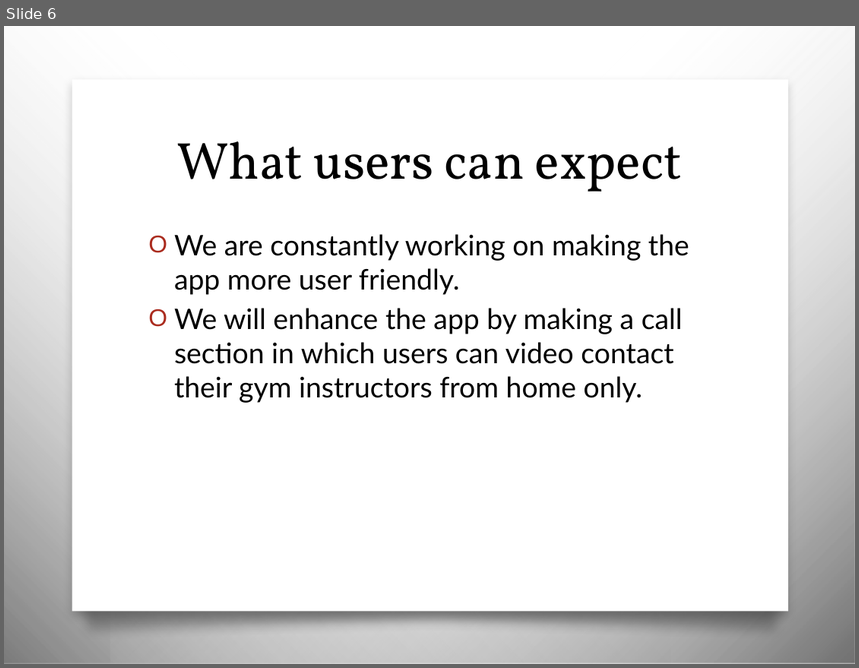
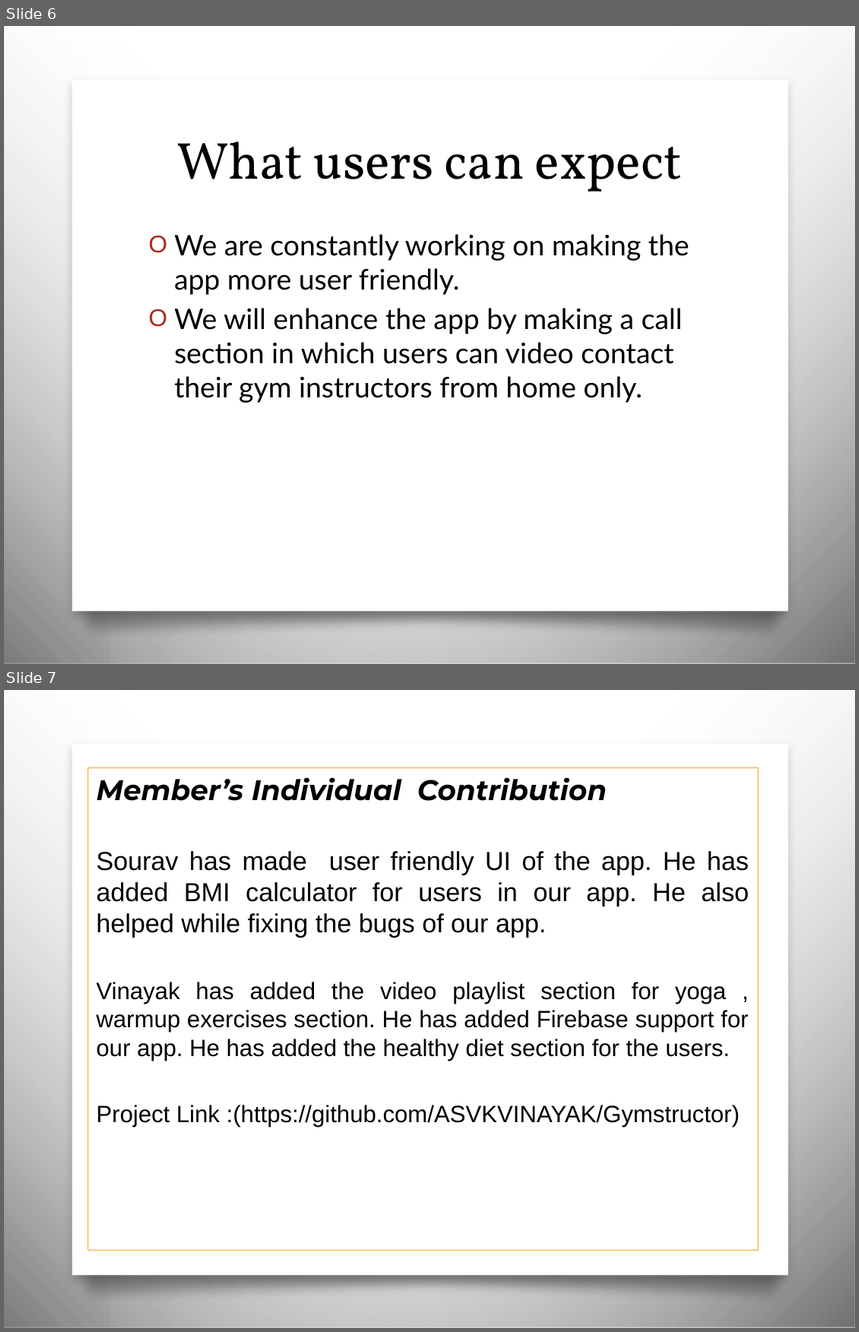
Before and after one commit to Zeo-shark/GymStructor, a slide deck: CODEX Gymstructor.pptx. Shown one above the other, each under a label of ours: slide 6 before the commit, slides 6 and 7 after it. The pictures are 859x668 and 859x1332 pixels, drawn with LibreOffice and Linux fonts; fonts in the diff are those of the drawing; background and template pictures are left out. Boxes give left, top, right and bottom in pixels: in the first picture for what was removed or moved away, otherwise in the second. Text is boxed around its words. In the diff, an @@ line names an element or a change of style, - is before the commit and + after.

```diff
--- a/CODEX Gymstructor.pptx
+++ b/CODEX Gymstructor.pptx
@@ slide 7 added at (4,690,855,1328), background picture (left out); not listed: 4 template elements that a slide beside it also shows @@
@@ text added at (88,768,757,1251), outline #FDA023 0.75 pt, 20 pt, text #000000 @@
+Member’s Individual Contribution
+Sourav has made user friendly UI of the app. He has added BMI calculator for users in our app. He also helped while fixing the bugs of our app.
+Vinayak has added the video playlist section for yoga , warmup exercises section. He has added Firebase support for our app. He has added the healthy diet section for the users.
+Project Link :(https://github.com/ASVKVINAYAK/Gymstructor)
```
Also in this commit, not shown: 3 slides changed, 2 other slides added, 2 slides removed.
